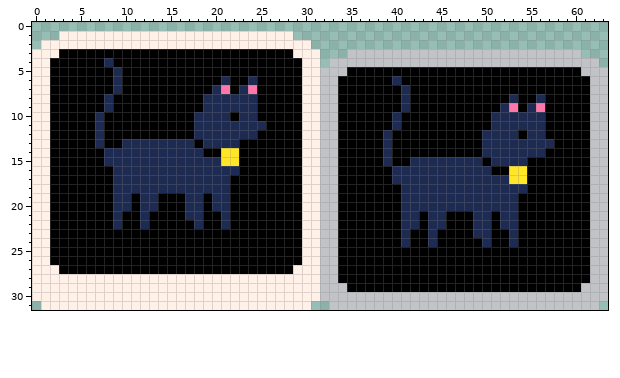
Pixel-art sprite, stored at assets/ui/char-cat.png. Above: the version before the commit.
The file is 64x32 pixels.
After:
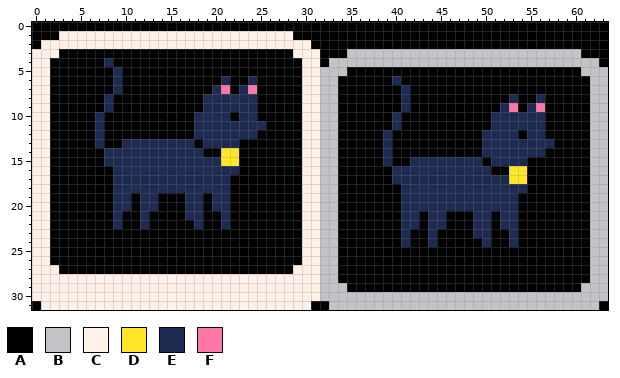
Palette (. is transparent): A #000000  B #c2c3c7  C #fff1e8  D #ffe727  E #1d2b53  F #ff77a8
The edit:
There is now colour A in row 0 at x 0 to 63; in row 1 at x 0 to 2 and 29 to 63; in row 2 at x 0 and 31 to 63; in row 3 at x 32 to 34 and 61 to 63; in row 4 at x 32 and 63; in row 31 at x 0, 31 to 32 and 63.
Pixel boxes of the changes (left, top, right, bottom) in both pictures:
added: (32, 22, 608, 67)
added: (32, 301, 41, 310)
added: (311, 301, 329, 310)
added: (599, 301, 608, 310)
